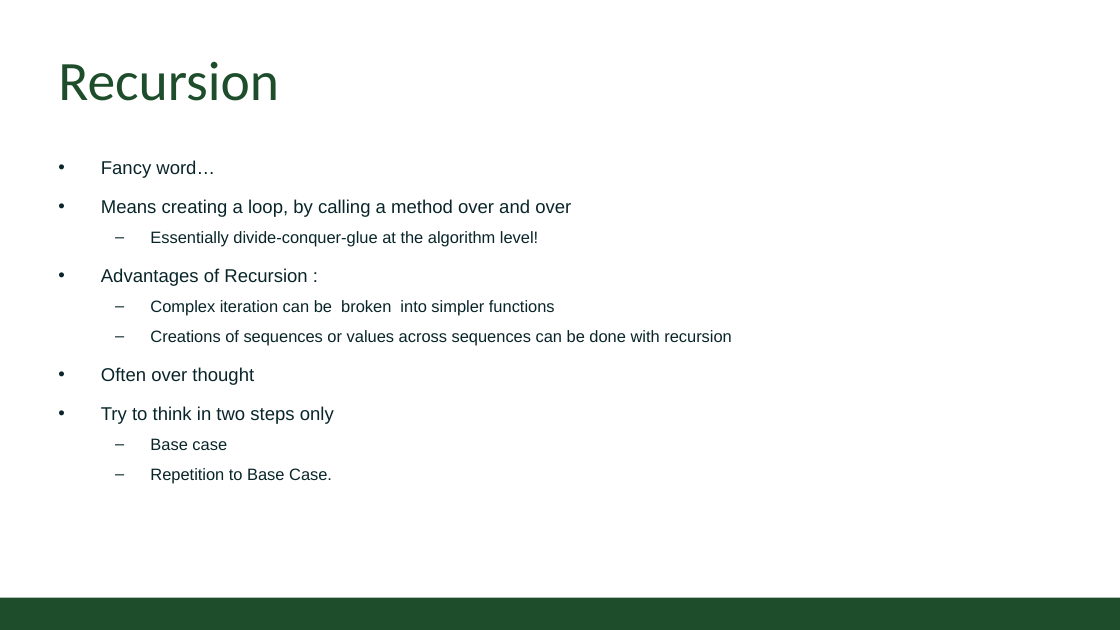
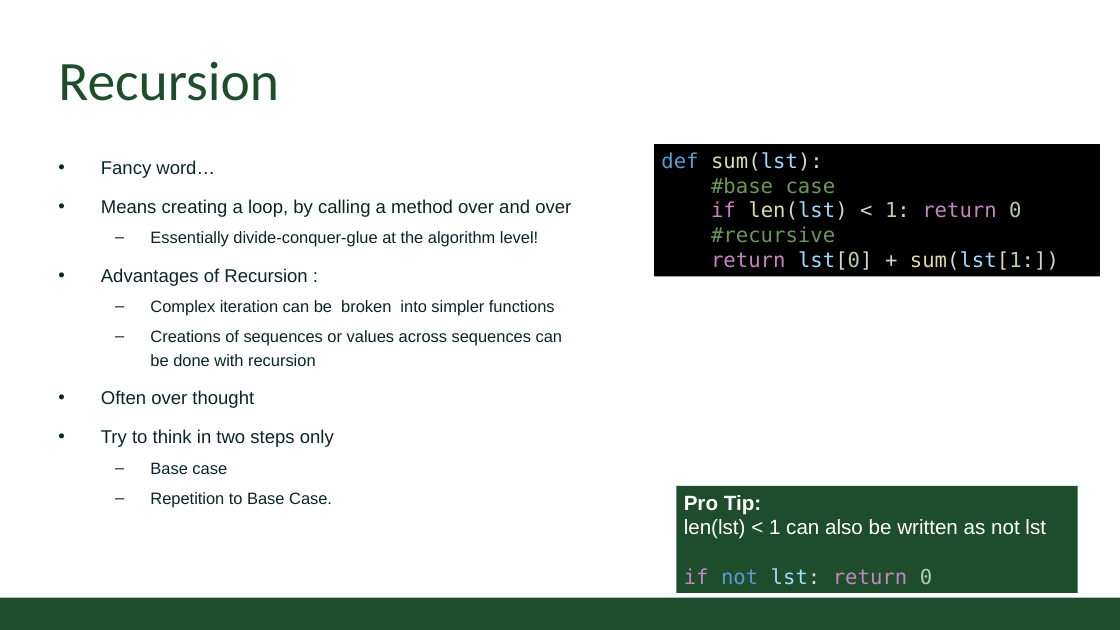
Before and after one commit to CSU-CS150B/handouts, a slide deck: slide 9 of Slides/On-Campus/10_01_Routing_PacketsAndIntroToRecursion.pptx (slide 7 before the commit). Drawn at 1120x630 pixels with LibreOffice and Linux fonts; fonts in the diff are those of the drawing; background and template pictures are left out. Boxes give left, top, right and bottom in pixels: in the first picture for what was removed or moved away, otherwise in the second. Text is boxed around its words. In the diff, an @@ line names an element or a change of style, - is before the commit and + after.

Commit message:
updated recursion slides

```diff
--- a/Slides/On-Campus/10_01_Routing_PacketsAndIntroToRecursion.pptx
+++ b/Slides/On-Campus/10_01_Routing_PacketsAndIntroToRecursion.pptx
@@ text "Fancy word…" rewrapped from <box>101,160,732,483</box> to <box>101,160,571,474</box> @@
@@ rectangle added at <box>655,145,1101,276</box>, fill #000000, 20 pt, text #6A9955 @@
+def sum(lst):
+#base case
+if len(lst) < 1: return 0
+#recursive
+return lst[0] + sum(lst[1:])
@@ rectangle added at <box>677,486,1078,593</box>, fill #1E4D2B, 20 pt, text #FFFFFF @@
+Pro Tip:
+len(lst) < 1 can also be written as not lst
+if not lst: return 0
```
Also in this commit, not shown: 1 other slide changed, 3 slides added, 1 other file.
